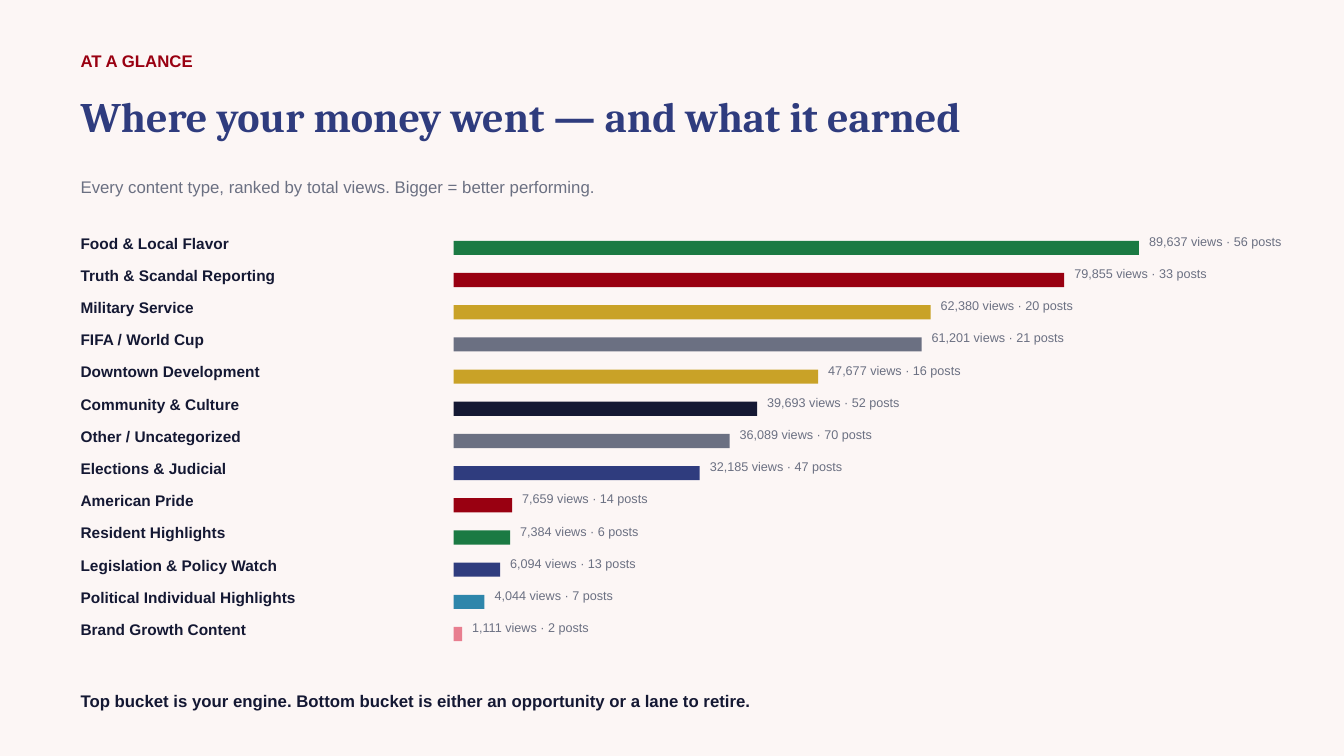
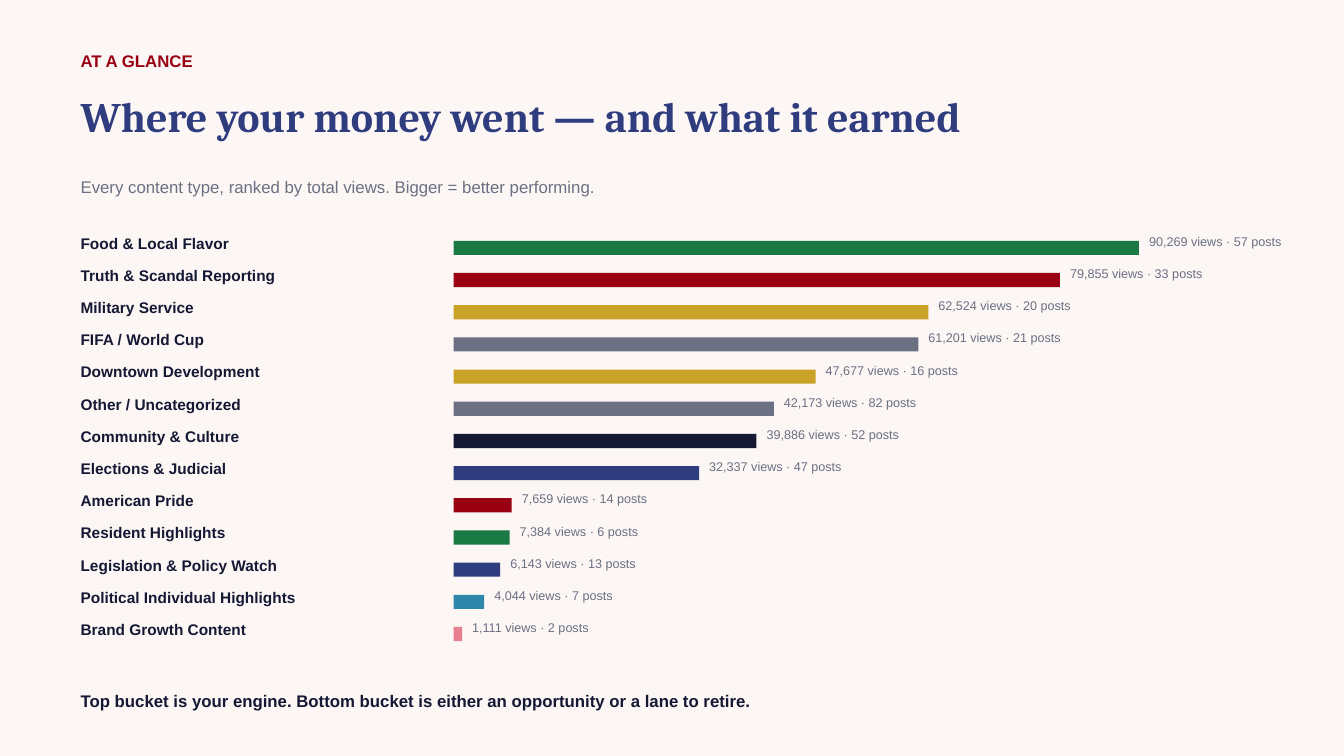
Before and after one commit to zvmmer/talking-downey-kpis, a slide deck: slide 3 of SPONSOR_CONTENT_REPORT.pptx. Drawn at 1344x756 pixels with LibreOffice and Linux fonts; fonts in the diff are those of the drawing. Boxes give left, top, right and bottom in pixels: in the first picture for what was removed or moved away, otherwise in the second. Text is boxed around its words. In the diff, an @@ line names an element or a change of style, - is before the commit and + after.

```diff
--- a/SPONSOR_CONTENT_REPORT.pptx
+++ b/SPONSOR_CONTENT_REPORT.pptx
@@ text at [1149,237,1281,249]: text changed @@
-89,637 views · 56 posts
+90,269 views · 57 posts
@@ text "79,855 views · 33 posts": place and size @@
-text "79,855 views · 33 posts" at [1074,269,1207,281]
+text "79,855 views · 33 posts" at [1070,269,1202,281]
@@ rectangle: place and size @@
-rectangle at [454,273,1065,287]
+rectangle at [454,273,1061,287]
@@ text at [938,301,1071,313]: text changed @@
-62,380 views · 20 posts
+62,524 views · 20 posts
@@ text "61,201 views · 21 posts": place and size @@
-text "61,201 views · 21 posts" at [932,333,1064,345]
+text "61,201 views · 21 posts" at [928,333,1061,345]
@@ text "Other / Uncategorized": place and size @@
-text "Other / Uncategorized" at [81,431,241,445]
+text "Other / Uncategorized" at [81,399,241,413]
@@ rectangle: place and size @@
-rectangle at [454,402,757,416]
+rectangle at [454,402,774,416]
@@ rectangle at [454,402,774,416]: fill #141833 to #6B7082 @@
@@ text at [784,398,916,410]: text changed @@
-39,693 views · 52 posts
+42,173 views · 82 posts
@@ text "Community & Culture": place and size @@
-text "Community & Culture" at [81,399,239,413]
+text "Community & Culture" at [81,431,239,445]
@@ rectangle: place and size @@
-rectangle at [454,434,730,448]
+rectangle at [454,434,756,448]
@@ rectangle at [454,434,756,448]: fill #6B7082 to #141833 @@
@@ text at [767,430,899,442]: text changed @@
-36,089 views · 70 posts
+39,886 views · 52 posts
@@ text at [709,462,841,474]: text changed @@
-32,185 views · 47 posts
+32,337 views · 47 posts
@@ text at [510,559,636,571]: text changed @@
-6,094 views · 13 posts
+6,143 views · 13 posts
```
Also in this commit, not shown: 9 other slides changed, 5 other files.
